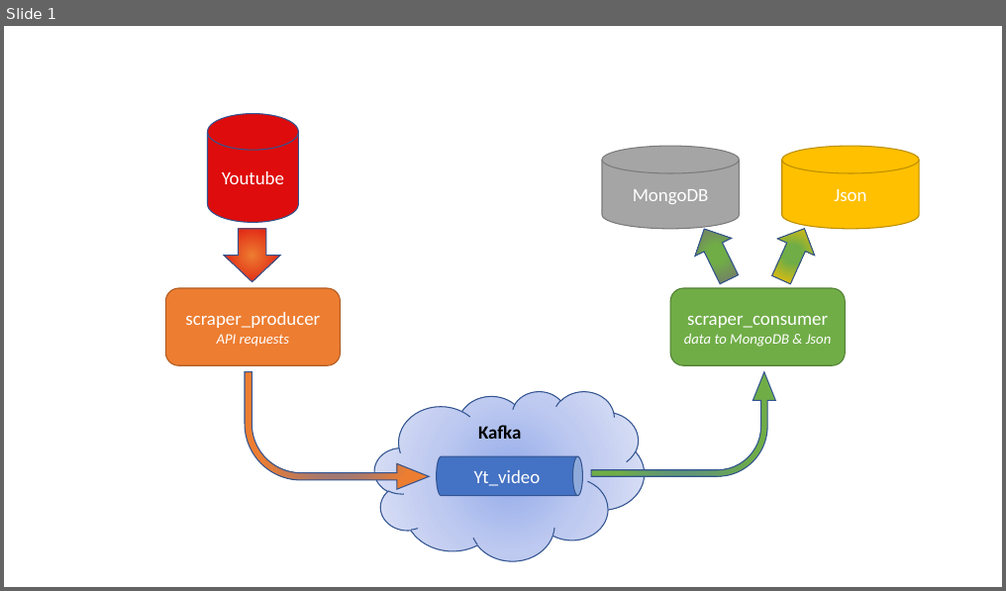
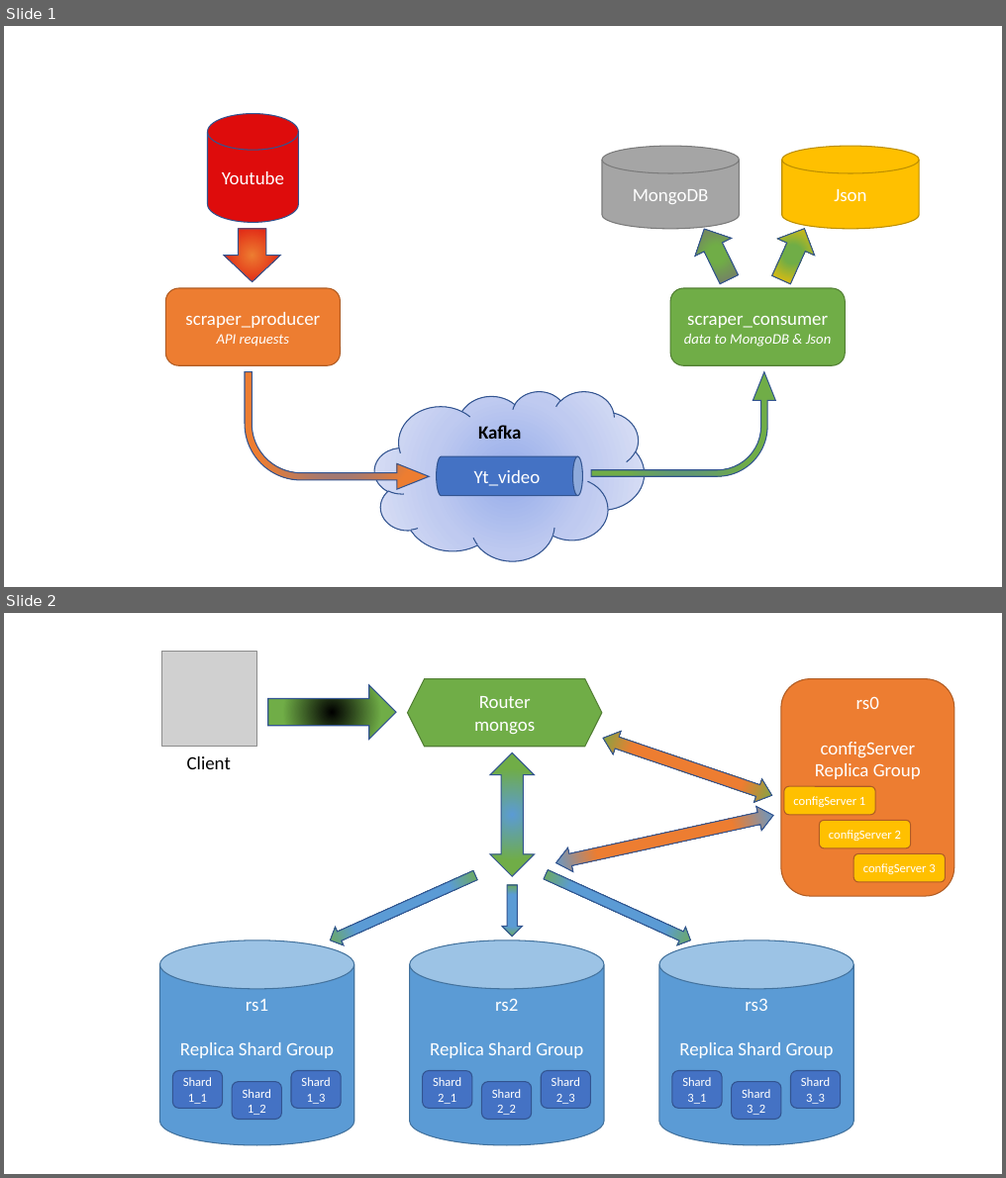
Before and after one commit to fedelux3/Youtube_trending_analysis, a slide deck: report/pipeline.pptx. Shown one above the other, each under a label of ours: slide 1 before the commit, slides 1 and 2 after it. The pictures are 1006x591 and 1006x1178 pixels, drawn with LibreOffice and Linux fonts; fonts in the diff are those of the drawing; grey boxes stand for pictures. Boxes give left, top, right and bottom in pixels: in the first picture for what was removed or moved away, otherwise in the second. Text is boxed around its words. In the diff, an @@ line names an element or a change of style, - is before the commit and + after.

Commit message:
sharding finito

```diff
--- a/report/pipeline.pptx
+++ b/report/pipeline.pptx
@@ slide 2 added at (x1=4, y1=613, x2=1002, y2=1174), background #FFFFFF @@
@@ picture added at (x1=162, y1=652, x2=257, y2=747) @@
@@ right arrow added at (x1=268, y1=685, x2=396, y2=739), fill gradient #000000 to #70AD47, outline #325491 1 pt @@
@@ hexagon added at (x1=408, y1=679, x2=602, y2=747), fill #70AD47, outline #538035 1 pt, 18 pt, text #FFFFFF @@
+Router
+mongos
@@ rounded rectangle added at (x1=781, y1=679, x2=954, y2=896), fill #ED7D31, outline #AF5C24 1 pt, 18 pt, text #FFFFFF @@
+rs0
+configServer Replica Group
@@ up down arrow added at (x1=600, y1=726, x2=776, y2=807), fill gradient #ED7D31 to #70AD47, outline #325491 1 pt @@
@@ text added at (x1=187, y1=757, x2=231, y2=769), 18 pt, text #000000 @@
+Client
@@ up down arrow added at (x1=491, y1=753, x2=535, y2=876), fill gradient #5B9BD5 to #70AD47, outline #325491 1 pt @@
@@ rounded rectangle added at (x1=784, y1=786, x2=875, y2=815), fill #FFC000, outline #AF5C24 1 pt, 12 pt, text #FFFFFF @@
+configServer 1
@@ up down arrow added at (x1=553, y1=803, x2=776, y2=875), fill gradient #ED7D31 to #5B9BD5, outline #325491 1 pt @@
@@ rounded rectangle added at (x1=819, y1=820, x2=911, y2=849), fill #FFC000, outline #AF5C24 1 pt, 12 pt, text #FFFFFF @@
+configServer 2
@@ right arrow added at (x1=326, y1=866, x2=479, y2=951), fill gradient #5B9BD5 to #70AD47, outline #325491 1 pt @@
@@ right arrow added at (x1=542, y1=865, x2=695, y2=950), fill gradient #5B9BD5 to #70AD47, outline #325491 1 pt @@
@@ rounded rectangle added at (x1=853, y1=854, x2=945, y2=882), fill #FFC000, outline #AF5C24 1 pt, 12 pt, text #FFFFFF @@
+configServer 3
@@ right arrow added at (x1=502, y1=885, x2=523, y2=936), fill gradient #5B9BD5 to #70AD47, outline #325491 1 pt @@
@@ cylinder added at (x1=159, y1=941, x2=354, y2=1146), fill #5B9BD5, outline #43739E 1 pt, 18 pt, text #FFFFFF @@
+rs1
+Replica Shard Group
@@ cylinder added at (x1=410, y1=941, x2=604, y2=1146), fill #5B9BD5, outline #43739E 1 pt, 18 pt, text #FFFFFF @@
+rs2
+Replica Shard Group
@@ cylinder added at (x1=659, y1=941, x2=854, y2=1146), fill #5B9BD5, outline #43739E 1 pt, 18 pt, text #FFFFFF @@
+rs3
+Replica Shard Group
@@ rounded rectangle added at (x1=172, y1=1071, x2=222, y2=1109), fill #4472C4, outline #325491 1 pt, 12 pt, text #FFFFFF @@
+Shard 1_1
@@ rounded rectangle added at (x1=232, y1=1082, x2=281, y2=1120), fill #4472C4, outline #325491 1 pt, 12 pt, text #FFFFFF @@
+Shard 1_2
@@ rounded rectangle added at (x1=291, y1=1071, x2=341, y2=1109), fill #4472C4, outline #325491 1 pt, 12 pt, text #FFFFFF @@
+Shard 1_3
@@ rounded rectangle added at (x1=423, y1=1071, x2=472, y2=1109), fill #4472C4, outline #325491 1 pt, 12 pt, text #FFFFFF @@
+Shard 2_1
@@ rounded rectangle added at (x1=481, y1=1082, x2=531, y2=1120), fill #4472C4, outline #325491 1 pt, 12 pt, text #FFFFFF @@
+Shard 2_2
@@ rounded rectangle added at (x1=541, y1=1071, x2=590, y2=1109), fill #4472C4, outline #325491 1 pt, 12 pt, text #FFFFFF @@
+Shard 2_3
@@ rounded rectangle added at (x1=672, y1=1071, x2=722, y2=1109), fill #4472C4, outline #325491 1 pt, 12 pt, text #FFFFFF @@
+Shard 3_1
@@ rounded rectangle added at (x1=732, y1=1082, x2=781, y2=1120), fill #4472C4, outline #325491 1 pt, 12 pt, text #FFFFFF @@
+Shard 3_2
@@ rounded rectangle added at (x1=791, y1=1071, x2=841, y2=1109), fill #4472C4, outline #325491 1 pt, 12 pt, text #FFFFFF @@
+Shard 3_3
```
Also in this commit, not shown: 32 other files.
